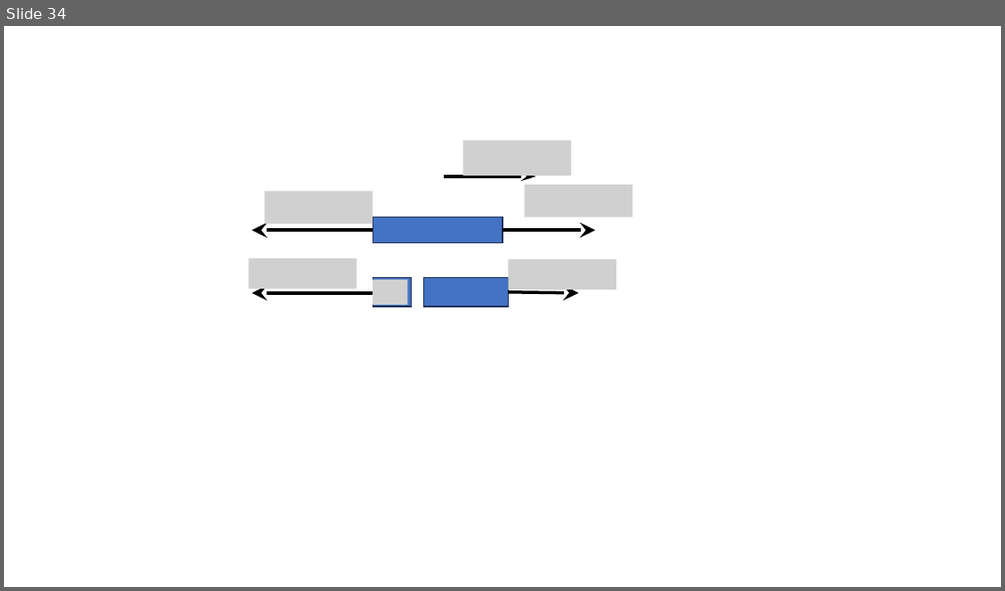
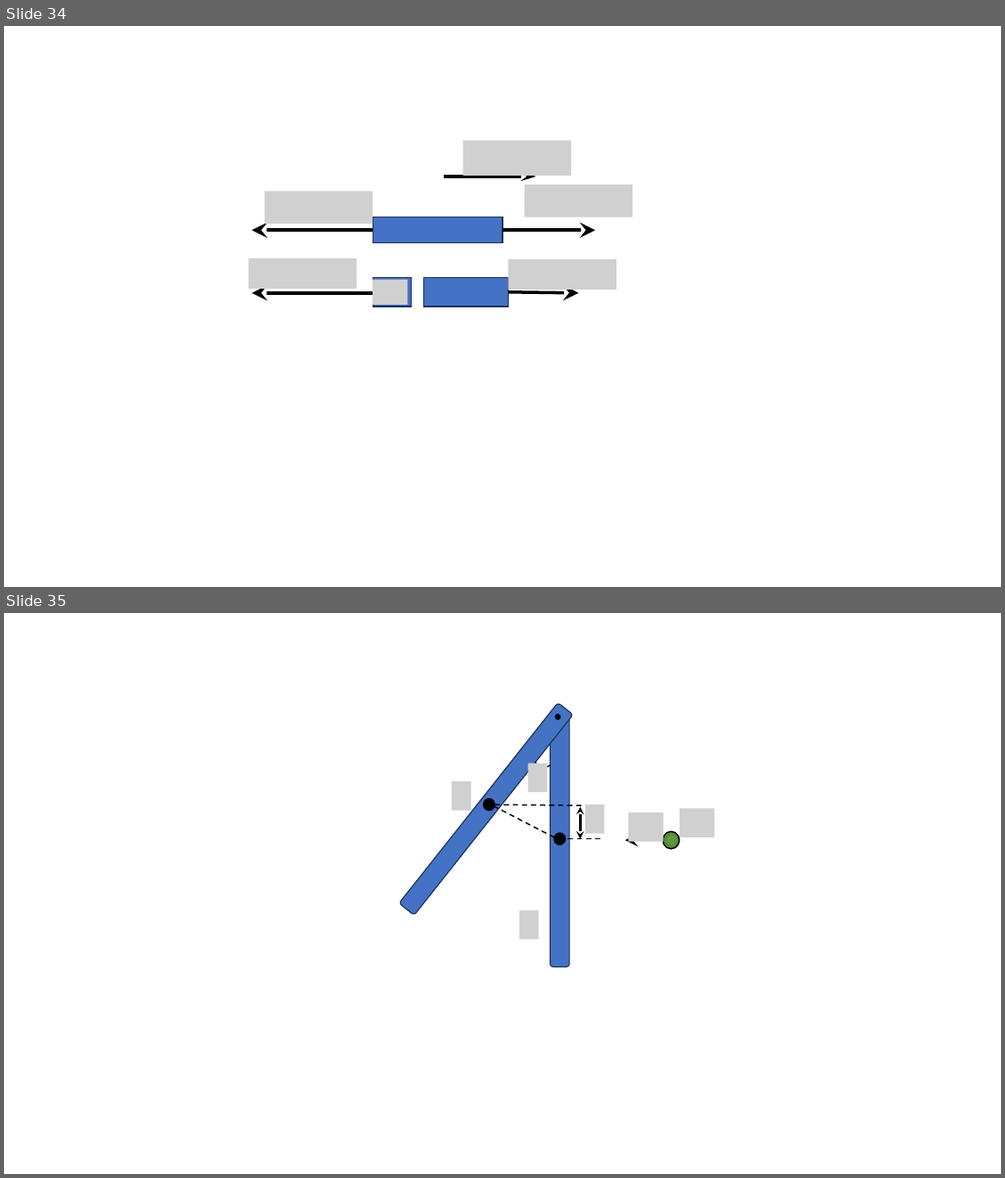
Before and after one commit to savchenko-physics/savchenko-physics.github.io, a slide deck: src/Drawings.pptx. Shown one above the other, each under a label of ours: slide 34 before the commit, slides 34 and 35 after it. The pictures are 1005x591 and 1005x1178 pixels, drawn with LibreOffice and Linux fonts; fonts in the diff are those of the drawing; grey boxes stand for pictures. Boxes give left, top, right and bottom in pixels: in the first picture for what was removed or moved away, otherwise in the second. Text is boxed around its words. In the diff, an @@ line names an element or a change of style, - is before the commit and + after.

```diff
--- a/src/Drawings.pptx
+++ b/src/Drawings.pptx
@@ slide 35 added at box(4, 613, 1001, 1174), background #FFFFFF @@
@@ rounded rectangle added at box(399, 703, 574, 916), fill #4472C4, outline #1E3256 1 pt @@
@@ rounded rectangle added at box(550, 711, 569, 966), fill #4472C4, outline #1E3256 1 pt @@
@@ ellipse added at box(556, 714, 560, 719), fill #000000, outline #000000 1.25 pt @@
@@ picture added at box(528, 763, 548, 793) @@
@@ arc (boxed as its full ellipse) added at box(532, 747, 557, 771), outline #000000 1.2 pt @@
@@ picture added at box(452, 781, 471, 811) @@
@@ ellipse added at box(484, 798, 494, 811), fill #000000, outline #000000 1.25 pt @@
@@ line added from (485, 802) to (564, 843), #000000 1.25 pt dashed @@
@@ line added from (494, 804) to (601, 806), #000000 1.25 pt dashed @@
@@ double arrow added from (581, 807) to (581, 839), #000000 2.5 pt @@
@@ picture added at box(585, 804, 605, 834) @@
@@ picture added at box(629, 812, 663, 842) @@
@@ picture added at box(680, 808, 715, 837) @@
@@ ellipse added at box(554, 833, 566, 844), fill #000000, outline #000000 1.25 pt @@
@@ line added from (558, 839) to (601, 839), #000000 1.25 pt dashed @@
@@ arrow added from (663, 840) to (625, 840), #000000 2.5 pt @@
@@ ellipse added at box(663, 831, 680, 849), fill gradient #649A3F to #548235 to #4E7932, outline #000000 1.25 pt @@
@@ picture added at box(519, 910, 539, 940) @@
```
Also in this commit, not shown: 5 other files.
